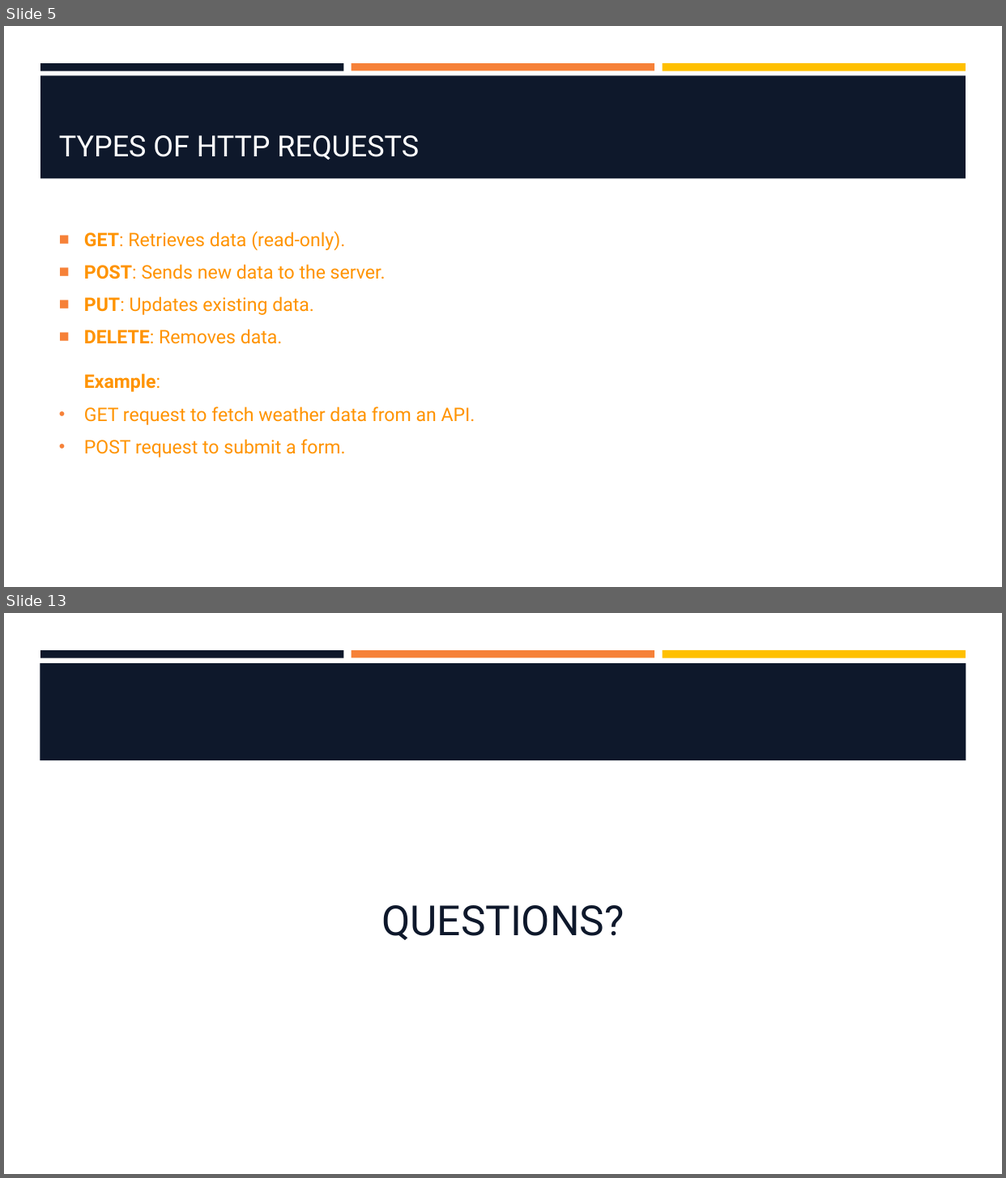
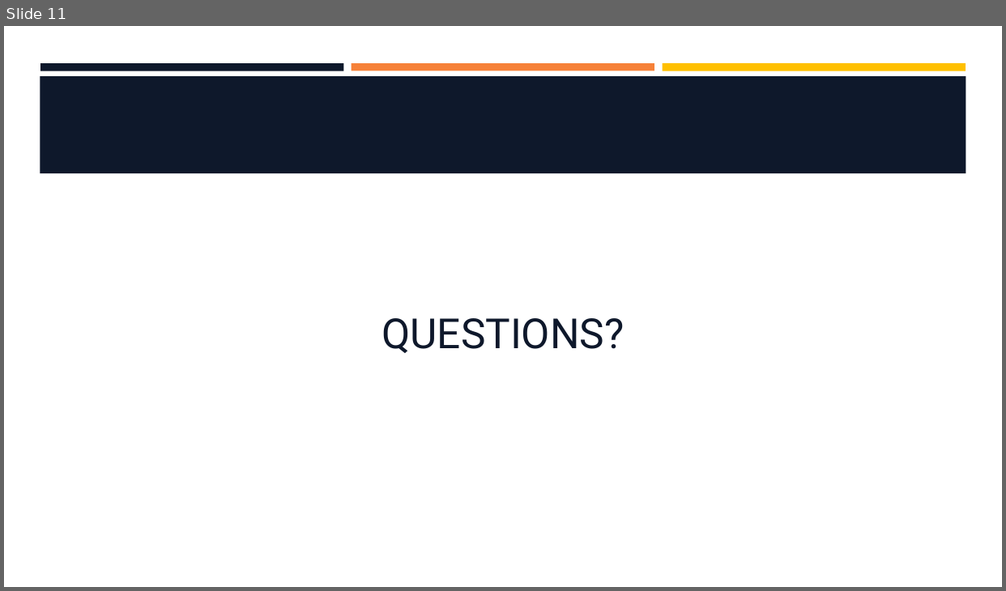
Before and after one commit to hawkeye1900/SBC-Sept24, a slide deck: week-9/W9-S2-Style-and-State/W9-S2-Style-and-State.pptx. Shown one above the other, each under a label of ours: slides 5 and 13 before the commit, slide 11 after it; the slides between them are not shown. The pictures are 1006x1178 and 1006x591 pixels, drawn with LibreOffice and Linux fonts; fonts in the diff are those of the drawing; background and template pictures are left out. Boxes give left, top, right and bottom in pixels: in the first picture for what was removed or moved away, otherwise in the second. Text is boxed around its words. In the diff, an @@ line names an element or a change of style, - is before the commit and + after.

```diff
--- a/week-9/W9-S2-Style-and-State/W9-S2-Style-and-State.pptx
+++ b/week-9/W9-S2-Style-and-State/W9-S2-Style-and-State.pptx
@@ slide 5 removed at [4,26,1002,587], background #FFFFFF; not listed: 3 template elements that a slide beside it also shows @@
@@ rectangle removed at [40,75,966,179] @@
@@ title removed at [59,135,419,160] @@
-TYPES OF HTTP REQUESTS
@@ text removed at [84,231,475,458] @@
-■ GET: Retrieves data (read-only).
-■ POST: Sends new data to the server.
-■ PUT: Updates existing data.
-■ DELETE: Removes data.
-  Example:
-• GET request to fetch weather data from an API.
-• POST request to submit a form.
@@ what was slide 13 is now slide 11 @@
```
Also in this commit, not shown: 3 slides changed, 7 slides added, 8 other slides removed.
